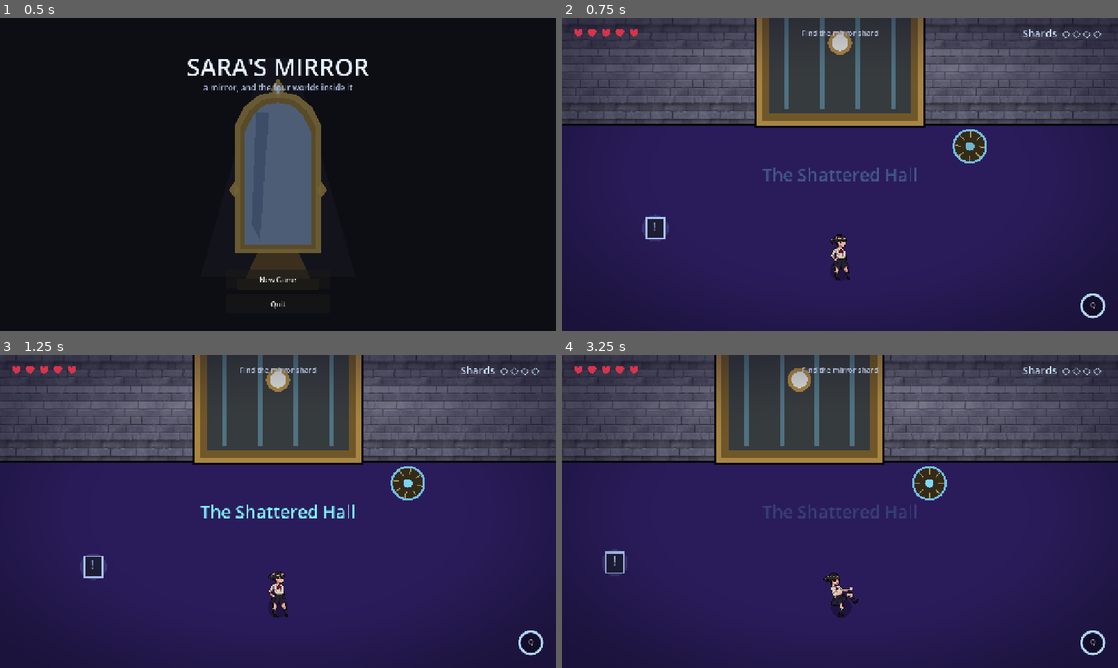
Above: before the commit, frames 1-4 (two rows, left to right).
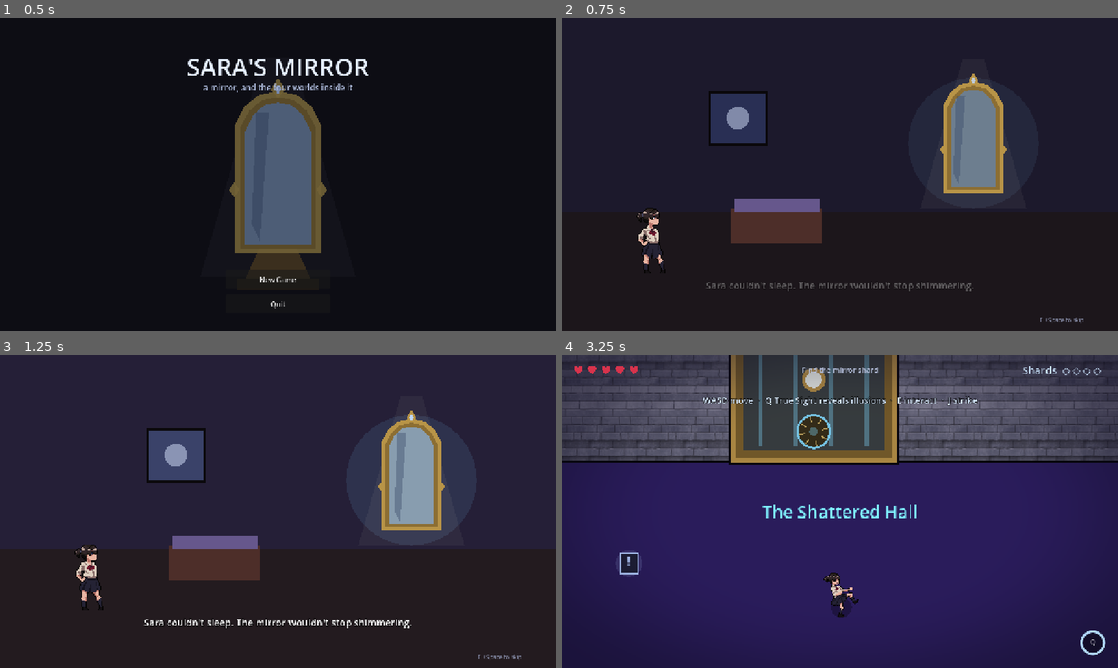
Above: after the commit, the same moments.

Repository: Abdulla5w5/saras-mirror
Game: Godot game, scene res://ui/MainMenu.tscn
Same seed, same stepped clock (60 frames per second), same inputs: the game is played once before the commit and once after it.
Inputs (mouse positions are in pixels of both pictures, inside the frame that each line leads up to):
- Up to frame 1 (0.5 s): no input
- Up to frame 2 (0.75 s): click "New Game" at 0.5 s
- Up to frame 3 (1.25 s): no input
- Up to frame 4 (3.25 s): move the mouse to (962, 495) at 1.27 s; hold D (move_right) 1.28-2 s; tap J (attack) at 1.35, 3.05 s; click (962, 495) at 1.42 s; tap Space at 1.52, 1.82 s; tap E (interact) at 1.55 s; drag from (728, 527) to (645, 564) at 2.02 s; move the mouse to (895, 442) at 2.77 s; hold D (move_right) from 2.78 s (still down); hold Space from 2.78 s (still down); click (895, 442) at 2.92 s

Frame 1 is identical in both runs. In frame 2, 94% of the frame differs, in the area x 0-100%, y 0-100%; in frame 3, 87%; in frame 4, 8.5%.

Commit message:
Jam polish: intro cutscene, boss hit-stop, level-1 toast, lock on the door
- New Game opens a ~9s intro: Sara walks to the shimmering mirror and is pulled
  in (skippable).
- The Warden's death triggers a hit-stop + flash for a climax beat.
- Level 1 shows a controls/objective toast.
- The combination dial now sits ON the door instead of beside it.

Co-Authored-By: Claude Opus 4.8 <noreply@anthropic.com>

Diff:
--- a/entities/enemies/Enemy.gd
+++ b/entities/enemies/Enemy.gd
@@ -18,6 +18,7 @@
 var give_up_range := 460.0
 var contact_damage := 1
 var tint := Color(1, 1, 1)
+var is_boss := false                       # bigger death payoff (hit-stop)
 var patrol_points: Array = []              # optional Vector2 waypoints (world)
 
 # --- state ------------------------------------------------------------------
@@ -187,6 +188,10 @@
 	_touch.queue_free()
 	_play("dead")
 	FX.illusion_break(global_position + Vector2(0, -24), Color(0.7, 0.8, 1.0))
+	if is_boss:                                   # climax beat
+		FX.hit_pause(0.16, 0.05)
+		FX.flash(Color(0.9, 0.95, 1.0), 0.5)
+		FX.add_trauma(0.6)
 	var line: String = defeat_lines[randi() % defeat_lines.size()] if not defeat_lines.is_empty() else ""
 	if line != "":
 		Talk.say(speaker, line, Color(0.7, 0.8, 1.0))
--- a/entities/hazards/CodeLock.gd
+++ b/entities/hazards/CodeLock.gd
@@ -28,7 +28,7 @@
 	collision_layer = 4
 	collision_mask = 2
 	var c := CollisionShape2D.new()
-	var s := CircleShape2D.new(); s.radius = 46.0
+	var s := CircleShape2D.new(); s.radius = 80.0   # reachable from the door base below
 	c.shape = s
 	add_child(c)
 	body_entered.connect(func(b): if b.is_in_group("player") and not _solved: _hint.visible = true)
--- a/levels/MirrorThrone.gd
+++ b/levels/MirrorThrone.gd
@@ -56,7 +56,7 @@
 			"...go, then. Wake up.",
 		],
 		max_hp = 7, move_speed = 145.0, aggro_range = 340.0, give_up_range = 800.0,
-		tint = Color(0.85, 0.88, 1.0),
+		is_boss = true, tint = Color(0.85, 0.88, 1.0),
 	})
 
 	# FINAL PUZZLE: the shard is sealed AND locked until the lever is pulled.
--- a/levels/ShatteredHall.gd
+++ b/levels/ShatteredHall.gd
@@ -10,6 +10,7 @@
 	bounds = Rect2(-560, -500, 1120, 1000)
 	player_start = Vector2(0, 420)
 	super._ready()
+	show_toast("WASD move  ·  Q True Sight reveals illusions  ·  E interact  ·  J strike")
 
 
 func build() -> void:
--- a/systems/LevelBase.gd
+++ b/systems/LevelBase.gd
@@ -155,7 +155,7 @@
 	lock.code = code
 	lock.target = wall
 	lock.accent = tint
-	lock.global_position = Vector2(gr + 66.0, line_y + 30.0)
+	lock.global_position = Vector2(gap_center, line_y - 40.0)   # the dial sits ON the door
 	add_child(lock)
 
 ## A wide quicksand band spanning a corridor, plus a Ladder lying nearby on the
@@ -315,6 +315,27 @@
 	return s
 
 
+## A one-line banner that fades in near the top, holds, then fades out.
+func show_toast(text: String, hold := 5.0) -> void:
+	var layer := CanvasLayer.new(); layer.layer = 72
+	add_child(layer)
+	var lbl := Label.new()
+	lbl.text = text
+	lbl.add_theme_font_size_override("font_size", 20)
+	lbl.add_theme_color_override("font_color", Color(0.85, 0.92, 1.0))
+	lbl.add_theme_color_override("font_outline_color", Color(0, 0, 0, 0.8))
+	lbl.add_theme_constant_override("outline_size", 6)
+	lbl.set_anchors_preset(Control.PRESET_TOP_WIDE)
+	lbl.offset_top = 90
+	lbl.horizontal_alignment = HORIZONTAL_ALIGNMENT_CENTER
+	lbl.modulate.a = 0.0
+	layer.add_child(lbl)
+	var tw := create_tween()
+	tw.tween_property(lbl, "modulate:a", 1.0, 0.6)
+	tw.tween_interval(hold)
+	tw.tween_property(lbl, "modulate:a", 0.0, 0.8)
+	tw.tween_callback(layer.queue_free)
+
 func _show_intro_card() -> void:
 	var layer := CanvasLayer.new()
 	layer.layer = 70
--- /dev/null
+++ b/ui/IntroCutscene.gd
@@ -0,0 +1,119 @@
+extends Control
+## ~9s opening: Sara's bedroom at night, the cracked mirror shimmering. She walks
+## to touch her reflection — and the glass pulls her in. Skippable with E/Space.
+
+var _t := 0.0
+var _light := 0.0
+var _sara: AnimatedSprite2D
+var _mirror: MuseumMirror
+var _line: Label
+var _done := false
+var _mirror_glow := 0.0
+
+
+func _ready() -> void:
+	set_anchors_preset(Control.PRESET_FULL_RECT)
+	RenderingServer.set_default_clear_color(Color(0.03, 0.03, 0.06))
+	var vp := get_viewport_rect().size
+	var floor_y := vp.y * 0.78
+
+	var room := Control.new()
+	room.set_anchors_preset(Control.PRESET_FULL_RECT)
+	room.mouse_filter = Control.MOUSE_FILTER_IGNORE
+	room.draw.connect(_draw_room.bind(room, vp))
+	add_child(room)
+	var tmr := Timer.new(); tmr.wait_time = 0.05; tmr.autostart = true
+	tmr.timeout.connect(func(): room.queue_redraw())
+	add_child(tmr)
+
+	_mirror = MuseumMirror.new()
+	_mirror.mirror_scale = 0.72; _mirror.show_stand = false; _mirror.glowing = true
+	_mirror.position = Vector2(vp.x * 0.74, vp.y * 0.40)
+	add_child(_mirror)
+
+	_sara = _make_sprite("res://assets/sara/", Vector2(2.1, 2.1))
+	_sara.position = Vector2(vp.x * 0.16, floor_y)
+	add_child(_sara)
+
+	_line = Label.new()
+	_line.set_anchors_preset(Control.PRESET_BOTTOM_WIDE)
+	_line.offset_top = -120; _line.offset_left = 60; _line.offset_right = -60
+	_line.add_theme_font_size_override("font_size", 22)
+	_line.add_theme_color_override("font_outline_color", Color(0, 0, 0, 0.8))
+	_line.add_theme_constant_override("outline_size", 6)
+	_line.horizontal_alignment = HORIZONTAL_ALIGNMENT_CENTER
+	add_child(_line)
+
+	var skip := Label.new()
+	skip.text = "E / Space to skip"
+	skip.add_theme_font_size_override("font_size", 13)
+	skip.add_theme_color_override("font_color", Color(0.5, 0.52, 0.62))
+	skip.set_anchors_preset(Control.PRESET_BOTTOM_RIGHT)
+	skip.offset_left = -180; skip.offset_top = -34; skip.offset_right = -16
+	add_child(skip)
+
+	# timeline
+	var tw := create_tween()
+	tw.tween_method(func(v): _light = v, 0.0, 1.0, 1.2)
+	tw.parallel().tween_callback(func(): _say("Sara couldn't sleep. The mirror wouldn't stop shimmering."))
+	tw.tween_callback(func(): _sara.play("walk"); _sara.flip_h = false)
+	tw.tween_property(_sara, "position:x", vp.x * 0.58, 3.0)
+	tw.parallel().tween_callback(func(): _say("She reached out to touch her reflection—")).set_delay(1.2)
+	tw.tween_callback(func(): _sara.play("idle"); _say("—and the glass reached back."))
+	tw.tween_interval(0.6)
+	# pull-in
+	tw.tween_callback(func(): Audio.reveal(); FX.flash(Color(0.6, 0.85, 1.0), 0.4))
+	tw.parallel().tween_property(_mirror, "scale", Vector2(0.95, 0.95), 0.3)
+	tw.tween_property(_sara, "position", _mirror.position + Vector2(0, 40), 1.1).set_trans(Tween.TRANS_BACK).set_ease(Tween.EASE_IN)
+	tw.parallel().tween_property(_sara, "scale", Vector2(0.05, 0.05), 1.1)
+	tw.parallel().tween_property(_sara, "rotation", TAU, 1.1)
+	tw.parallel().tween_property(_sara, "modulate:a", 0.0, 1.1)
+	tw.tween_callback(func(): FX.flash(Color.WHITE, 0.5))
+	tw.tween_interval(0.5)
+	tw.tween_callback(_finish)
+
+
+func _make_sprite(dir: String, scale: Vector2) -> AnimatedSprite2D:
+	var sf := SpriteFrames.new()
+	SpriteSheet.add_strip(sf, "idle", SpriteSheet.load_tex(dir + "Idle.png"), 128, -1, 6.0)
+	SpriteSheet.add_strip(sf, "walk", SpriteSheet.load_tex(dir + "Walk.png"), 128, -1, 12.0)
+	if not sf.has_animation("idle"): sf.add_animation("idle")
+	var s := AnimatedSprite2D.new()
+	s.sprite_frames = sf; s.scale = scale; s.offset = Vector2(0, -52); s.play("idle")
+	return s
+
+
+func _say(t: String) -> void:
+	_line.text = t
+	_line.modulate.a = 0.0
+	create_tween().tween_property(_line, "modulate:a", 1.0, 0.5)
+
+
+func _process(delta: float) -> void:
+	_t += delta
+	if not _done and (Input.is_action_just_pressed(&"interact") or Input.is_action_just_pressed(&"attack") or Input.is_key_pressed(KEY_SPACE)):
+		_finish()
+
+
+func _finish() -> void:
+	if _done: return
+	_done = true
+	Game.start_new_game()
+
+
+func _draw_room(c: Control, vp: Vector2) -> void:
+	var cx := vp.x * 0.5
+	var cy := vp.y * 0.5
+	c.draw_rect(Rect2(0, 0, vp.x, vp.y * 0.62), Color(0.10, 0.09, 0.16).lerp(Color(0.18, 0.15, 0.26), _light))
+	c.draw_rect(Rect2(0, vp.y * 0.62, vp.x, vp.y * 0.38), Color(0.10, 0.08, 0.10).lerp(Color(0.17, 0.13, 0.14), _light))
+	# window (moonlight)
+	var wr := Rect2(cx - 300, cy - 190, 130, 120)
+	c.draw_rect(wr, Color(0.14, 0.16, 0.30).lerp(Color(0.3, 0.34, 0.5), _light))
+	c.draw_rect(wr, Color(0.03, 0.02, 0.02, 0.9), false, 5.0)
+	c.draw_circle(wr.get_center(), 26.0, Color(0.85, 0.9, 1.0, 0.5))
+	# bed
+	var by := cy + 78
+	c.draw_rect(Rect2(cx - 250, by, 210, 80), Color(0.30, 0.18, 0.16))
+	c.draw_rect(Rect2(cx - 244, by - 22, 198, 30), Color(0.4, 0.34, 0.55))
+	# eerie glow around the mirror
+	c.draw_circle(Vector2(vp.x * 0.74, vp.y * 0.40), 150.0, Color(0.5, 0.8, 1.0, 0.06 + 0.05 * sin(_t * 2.0)))
--- /dev/null
+++ b/ui/IntroCutscene.tscn
@@ -0,0 +1,10 @@
+[gd_scene load_steps=2 format=3 uid="uid://cintr0cutsc3n01"]
+
+[ext_resource type="Script" path="res://ui/IntroCutscene.gd" id="1"]
+
+[node name="IntroCutscene" type="Control"]
+layout_mode = 3
+anchors_preset = 15
+anchor_right = 1.0
+anchor_bottom = 1.0
+script = ExtResource("1")
--- a/ui/MainMenu.gd
+++ b/ui/MainMenu.gd
@@ -51,7 +51,7 @@
 
 	if SaveManager.has_progress():
 		vb.add_child(_button("Continue", func(): Audio.ui(); Game.continue_game()))
-	vb.add_child(_button("New Game", func(): Audio.ui(); Game.start_new_game()))
+	vb.add_child(_button("New Game", func(): Audio.ui(); get_tree().change_scene_to_file("res://ui/IntroCutscene.tscn")))
 	vb.add_child(_button("Quit", func(): Audio.ui(); get_tree().quit()))
 
 	var hint := Label.new()
Not shown, added: ui/IntroCutscene.gd.uid
